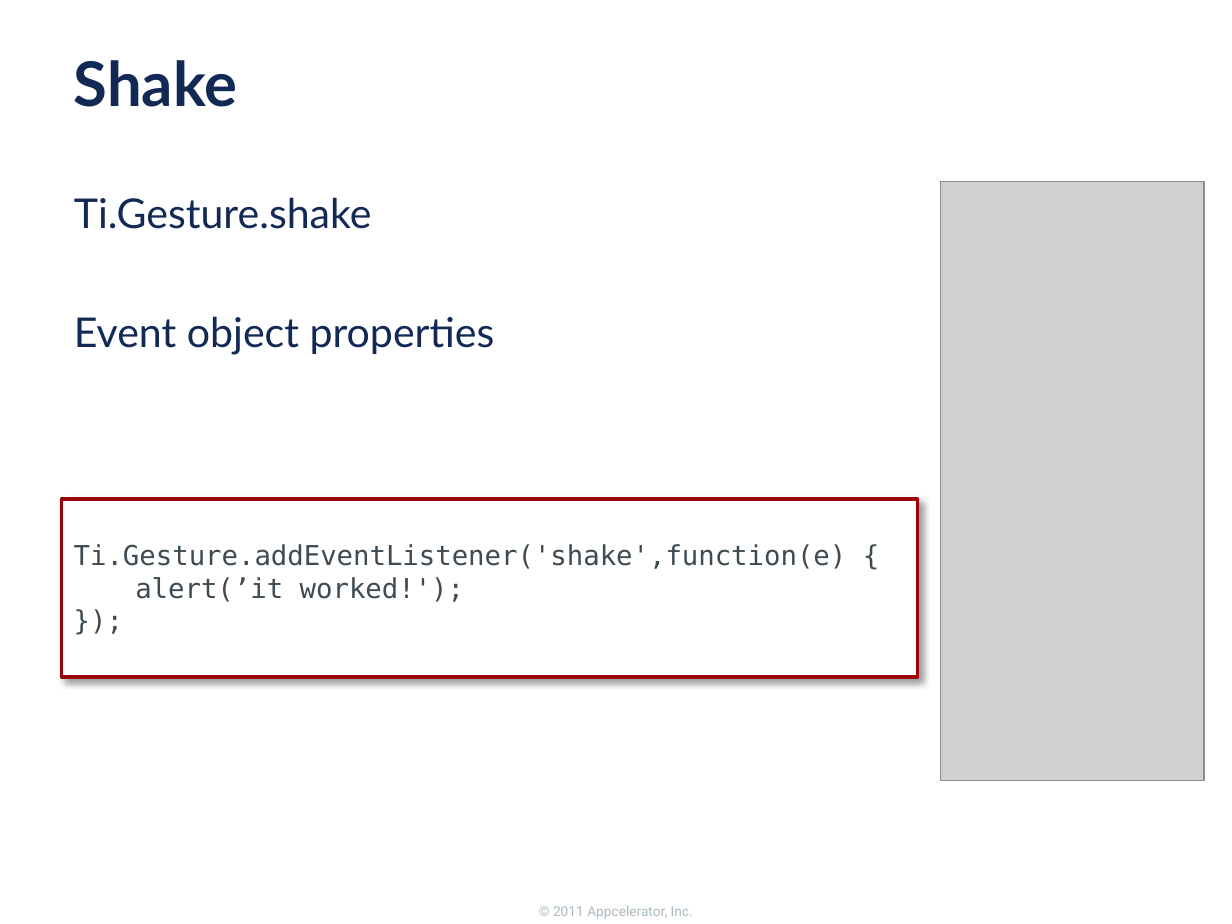
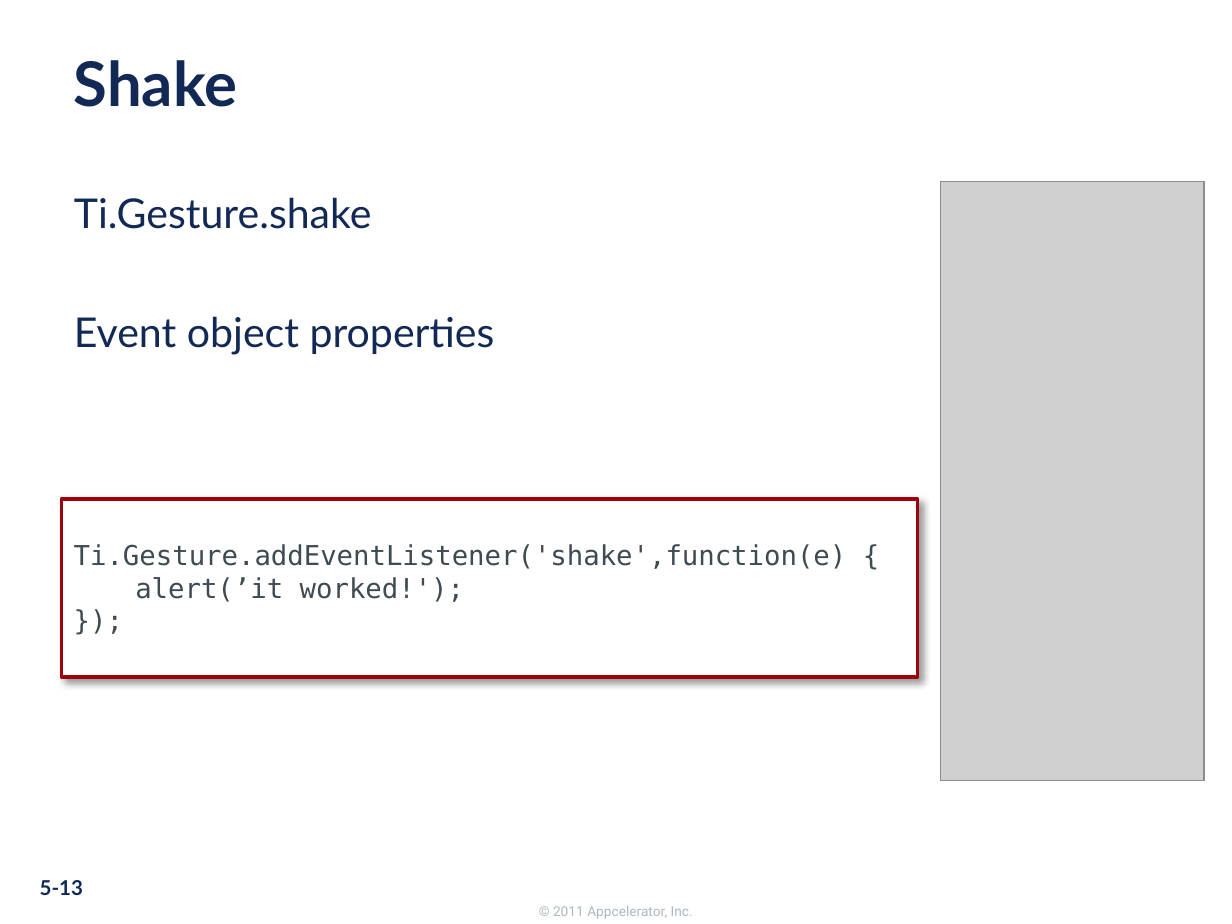
Before and after one commit to appcelerator-forks/appcelerator-training.tcmd_certification, a slide deck: slide 13 of 325.pptx. Drawn at 1232x924 pixels with LibreOffice and Linux fonts; fonts in the diff are those of the drawing; grey boxes stand for pictures; background and template pictures are left out. Boxes give left, top, right and bottom in pixels: in the first picture for what was removed or moved away, otherwise in the second. Text is boxed around its words. In the diff, an @@ line names an element or a change of style, - is before the commit and + after.

```diff
--- a/325.pptx
+++ b/325.pptx
@@ page number added at (40, 880, 83, 895), 12 pt, text #122956, bold @@
+5-13
```
Also in this commit, not shown: 19 other slides changed, 11 other files.
